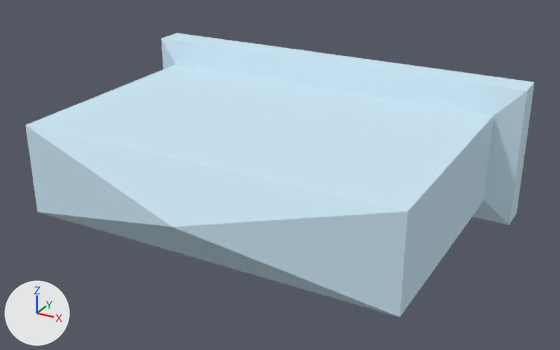
The FBX model Unity Project/Giroux-CAP6117-SANC - crown/Assets/Models/LOD Headstones/PA-550-F.fbx as it was, and as the next commit left it.
Both versions are drawn from a 50 mm lens placed at (1.119, -2.445, 0.941), pointed at (0.045, -0.491, -0.036). The lights are fixed; the arrows at lower left show +X, +Y and +Z. The picture after the commit comes second. Where no turn or scale is listed for an object, it has been applied to the vertices.

Objects in the first picture: 'PA-550-F_LOD0'.
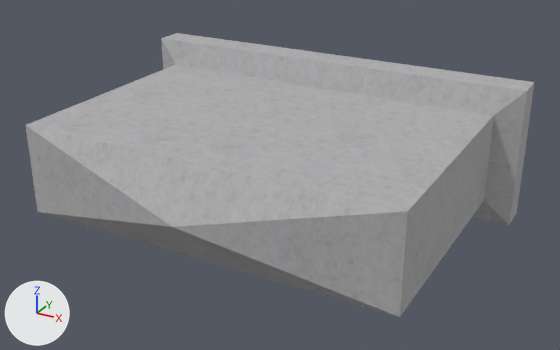
Location of each change, (x1, y1, x2, y2) in pixels of the pictures (560 x 350 px):
'PA-550-F_LOD0', surface changed (blue to grey): (25, 33, 535, 317) in both

What changed in the scene script:
```text
Add img_b_550_f_png:
    img_b_550_f_png = load_image('B-550-F.png', '../../Materials/LOD Headstone Mats/B-550-F.png', 1024, 1024, 'sRGB')
Change mat_0_615686_0_811765_0_929412_0_000000_0_131:
    remove mat_0_615686_0_811765_0_929412_0_000000_0_131.base_color = (0.616, 0.812, 0.929)  # blue #cee9f7
    add mat_0_615686_0_811765_0_929412_0_000000_0_131.texture = img_b_550_f_png
    mat_0_615686_0_811765_0_929412_0_000000_0_131.roughness: 1.0 -> 0.859
```
